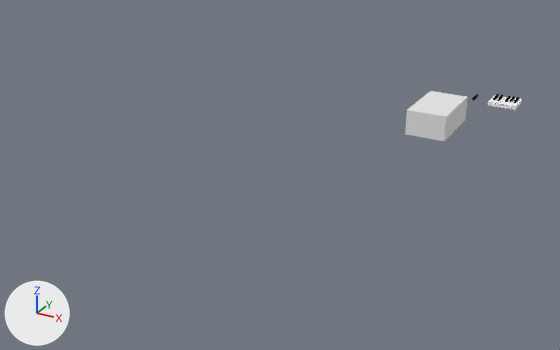
What one commit did to the Blender file piano.blend.
Before and after are seen from a 50 mm camera at (16.3, -55.7, 21.3) aimed at (-7.6, -12.3, -0.4). Every picture has the same lights, and +X, +Y and +Z are marked at lower left.

In view in the first picture: 'core', 'whitekey.000'.
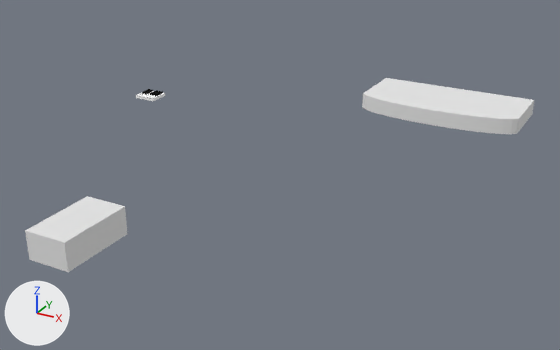
Where the change shows, as pixel boxes [x1, y1, x2, y2] in the pictures (560 x 350 px):
'core', moved
    before: [405, 91, 468, 141]
    after: [25, 196, 127, 272]
'stage', added
    after: [362, 78, 534, 134]
'whitekey.004', moved
    before: [512, 99, 522, 110]
    after: [151, 93, 165, 101]
'whitekey.003', moved
    before: [495, 96, 506, 107]
    after: [141, 91, 154, 99]
'whitekey.002', moved
    before: [500, 97, 507, 108]
    after: [143, 94, 150, 100]
'whitekey.001', moved
    before: [491, 96, 500, 107]
    after: [138, 93, 145, 99]
'whitekey.006', moved
    before: [508, 98, 516, 109]
    after: [148, 95, 155, 101]
'whitekey.000', moved
    before: [488, 95, 496, 106]
    after: [136, 93, 142, 98]
'whitekey.007', moved
    before: [504, 98, 511, 108]
    after: [146, 95, 152, 100]

The edits, one by one:
Mesh me_cube_001 is new.
It has 44 vertices, 26 faces and spans x -1.0..1.0, y -1.51..1.0, z -1.03..1.01.
It uses material mat_material (white #e7e7e7).
Object 'whitekey.000' (ob_whitekey_000) moves from (6.03, -10.4, 6.62) to (-20.26, -10.89, 3.11).
Object 'core' (ob_core) moves from (-0.75, 1.0, 1.05) to (-15.32, -24.19, -1.39).
Object 'stage' (ob_stage) is new; it shows me_cube_001.
Its location is (-0.86, 3.81, 1.16).
Its rotation in degrees is (0, 0, -0.3).
Its scale is (6.37, 2.55, 0.606).
It gains a BEVEL modifier named 'Bevel'.
Modifier setting: width = 0.01.
Modifier setting: width_pct = 0.01.
Modifier setting: segments = 5.
Modifier setting: limit_method = 'NONE'.
Modifier setting: spread = 0.0.
